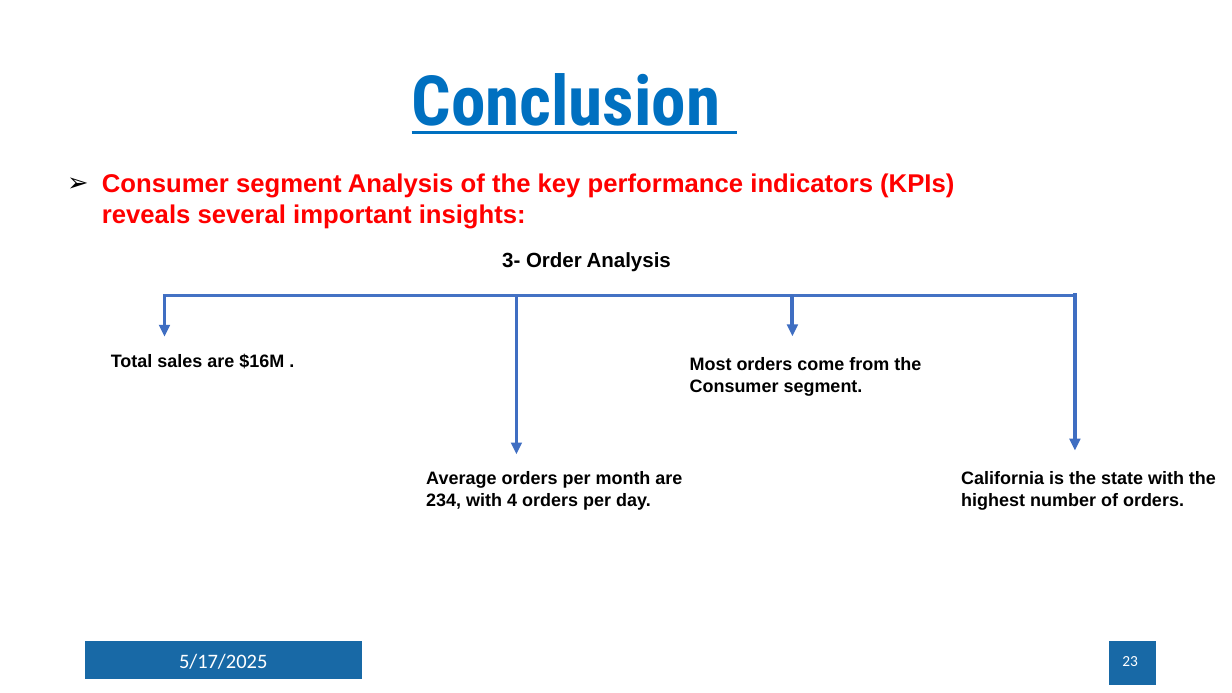
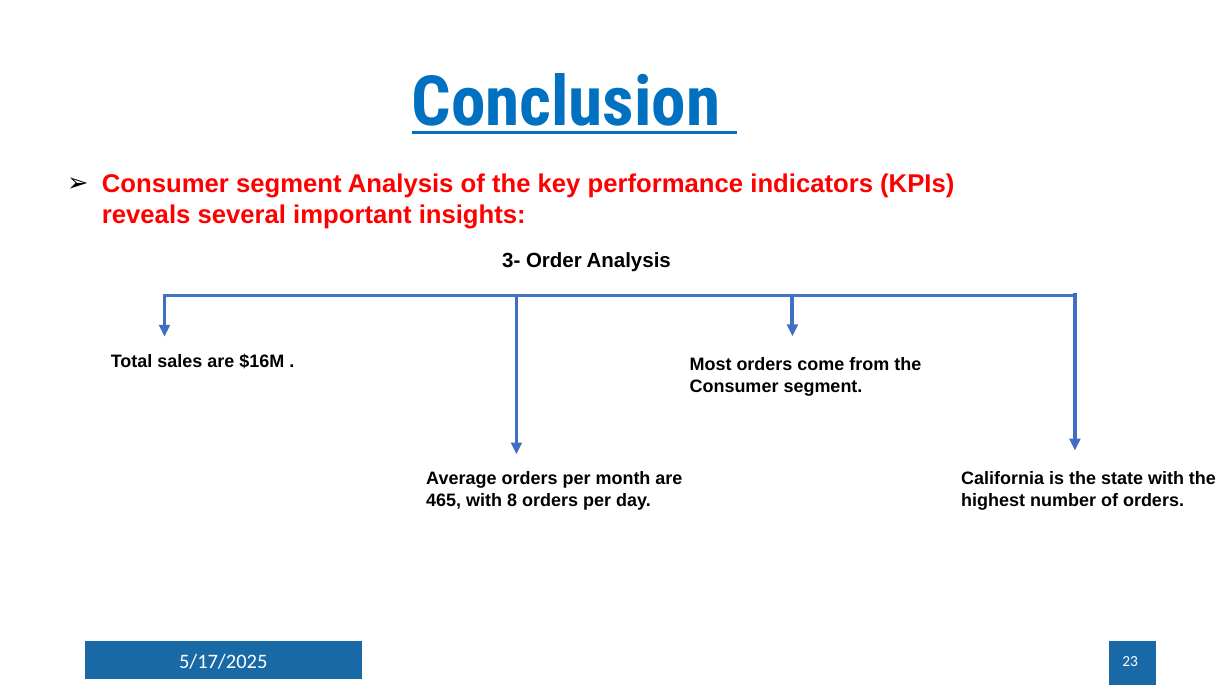
Before and after one commit to ebraam72/Graduation-project-DEPI-, a slide deck: slide 23 of Final_Presentation[1].pptx. Drawn at 1232x693 pixels with LibreOffice and Linux fonts; fonts in the diff are those of the drawing; background and template pictures are left out. Boxes give left, top, right and bottom in pixels: in the first picture for what was removed or moved away, otherwise in the second. Text is boxed around its words. In the diff, an @@ line names an element or a change of style, - is before the commit and + after.

```diff
--- a/Final_Presentation[1].pptx
+++ b/Final_Presentation[1].pptx
@@ text at box(426, 471, 682, 510): text changed @@
-Average orders per month are 234, with 4 orders per day.
+Average orders per month are 465, with 8 orders per day.
```
Also in this commit, not shown: 2 other slides changed.
